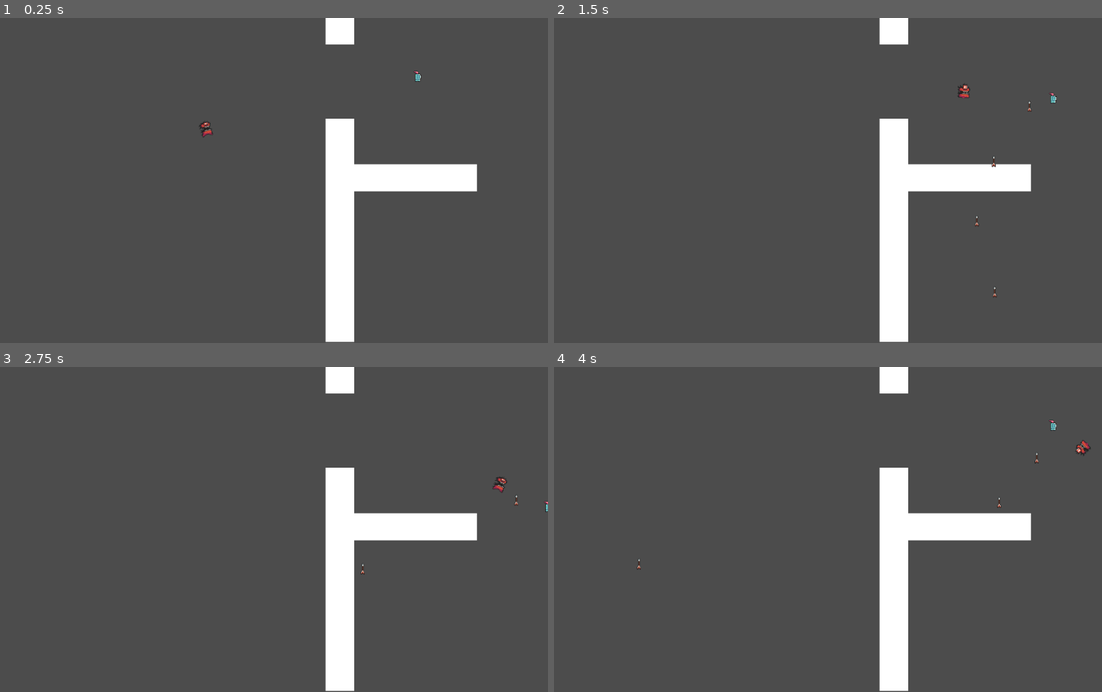
Above: before the commit, frames 1-4 (two rows, left to right).
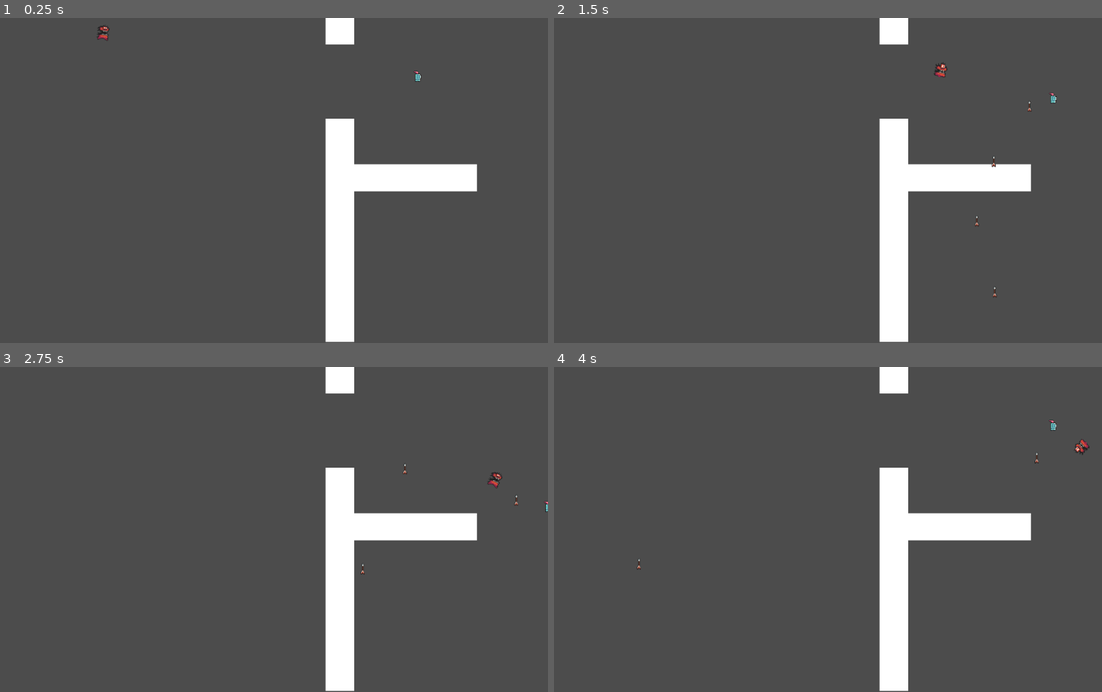
Above: after the commit, the same moments.

Repository: ohchaseoh/TheProtagonist
Game: Godot game, scene res://Level/Level 1.tscn
Two runs of this game, one before a commit and one after it. Both use one fixed random seed, a clock stepped at 60 frames per second and the inputs below. This scene is started directly instead of the project's main scene.
Inputs (mouse positions are in pixels of both pictures, inside the frame that each line leads up to):
- Up to frame 1 (0.25 s): no input
- Up to frame 2 (1.5 s): move the mouse to (948, 164) at 0.52 s; press the mouse at (948, 164) at 0.53 s; hold D (move_right) 0.53-1.28 s; move the mouse to (712, 196) at 1.27 s; release the mouse at (712, 196) at 1.28 s; hold S (move_down) from 1.28 s (still down); click (712, 196) at 1.35 s
- Up to frame 3 (2.75 s): move the mouse to (323, 458) at 2.02 s; release S (move_down) at 2.03 s; press the mouse at (323, 458) at 2.03 s; hold D (move_right) from 2.03 s (still down)
- Up to frame 4 (4 s): move the mouse to (795, 594) at 2.77 s; release D (move_right) at 2.78 s; release the mouse at (795, 594) at 2.78 s; hold W (move_up) 2.78-3.53 s; click (795, 594) at 2.85 s; move the mouse to (992, 578) at 3.52 s; press the mouse at (992, 578) at 3.53 s; hold A (move_left) from 3.53 s (still down)

The runs differ from the first frame. In frame 1, 0.1% of the frame differs, in the area x 17-39%, y 2-37%; in frame 2, 0.1%, in the area x 69-76%, y 13-25%; in frame 3, 0.1%; in frame 4, less than 0.1%.

Commit message:
Set up Follow_BG

Diff:
--- a/BadGuy/BadGuy.tscn
+++ b/BadGuy/BadGuy.tscn
@@ -29,7 +29,6 @@
 
 [node name="AnimatedSprite" type="AnimatedSprite" parent="."]
 frames = SubResource( 2 )
-animation = "idle_anim"
 
 [node name="Area2D" type="Area2D" parent="."]
 
--- /dev/null
+++ b/BadGuy/Follow_BG/Follow_BG.gd
@@ -0,0 +1,34 @@
+extends KinematicBody2D
+
+
+var motion = Vector2()
+var health = 5
+onready var anim_sprite = $AnimatedSprite
+
+
+# Called when the node enters the scene tree for the first time.
+func _ready():
+	#OS.window_fullscreen = true
+	pass
+
+
+func _physics_process(delta):
+	anim_sprite.play("run_anim")
+
+	if(get_parent().get_node("Player")):
+		var Player = get_parent().get_node("Player")
+		position += (Player.position - position)/50
+		look_at(Player.position)
+		move_and_collide(motion)
+	else:
+		print("You Lose!")
+
+
+func _on_Bullet_enemy_hit():
+	#print("Success!")
+	if(health == 1):
+		self.queue_free()
+		print("Enemy dead")
+	else:
+		health = health - 1
+		print("Enemy hit")
--- /dev/null
+++ b/BadGuy/Follow_BG/Follow_BG.tscn
@@ -0,0 +1,38 @@
+[gd_scene load_steps=9 format=2]
+
+[ext_resource path="res://BadGuy/Follow_BG/Follow_BG.gd" type="Script" id=1]
+[ext_resource path="res://BadGuy/Follow_BG/big_demon_run_anim_f1.png" type="Texture" id=2]
+[ext_resource path="res://BadGuy/Follow_BG/big_demon_run_anim_f2.png" type="Texture" id=3]
+[ext_resource path="res://BadGuy/Follow_BG/big_demon_run_anim_f0.png" type="Texture" id=4]
+[ext_resource path="res://BadGuy/Follow_BG/big_demon_run_anim_f3.png" type="Texture" id=5]
+
+[sub_resource type="RectangleShape2D" id=1]
+extents = Vector2( 11, 14 )
+
+[sub_resource type="SpriteFrames" id=2]
+animations = [ {
+"frames": [ ExtResource( 4 ), ExtResource( 2 ), ExtResource( 3 ), ExtResource( 5 ) ],
+"loop": true,
+"name": "run_anim",
+"speed": 5.0
+} ]
+
+[sub_resource type="RectangleShape2D" id=3]
+extents = Vector2( 11, 14 )
+
+[node name="Follow_BG" type="KinematicBody2D"]
+script = ExtResource( 1 )
+
+[node name="CollisionShape2D" type="CollisionShape2D" parent="."]
+position = Vector2( -1, 2 )
+shape = SubResource( 1 )
+
+[node name="AnimatedSprite" type="AnimatedSprite" parent="."]
+frames = SubResource( 2 )
+animation = "run_anim"
+
+[node name="Area2D" type="Area2D" parent="."]
+
+[node name="CollisionShape2D" type="CollisionShape2D" parent="Area2D"]
+position = Vector2( -1, 2 )
+shape = SubResource( 3 )
--- a/Bullet.gd
+++ b/Bullet.gd
@@ -24,7 +24,7 @@
 	if (collision):
 		#print(collision.collider.name)
 		var collisionName = collision.collider.name
-		if(collisionName == "BadGuy"):
+		if(collisionName == "Follow_BG"):
 			#print("Success!")
 			emit_signal("enemy_hit")
 			self.queue_free()
--- a/Level/Level 1.tscn
+++ b/Level/Level 1.tscn
@@ -1,7 +1,7 @@
 [gd_scene load_steps=5 format=2]
 
 [ext_resource path="res://Player.tscn" type="PackedScene" id=1]
-[ext_resource path="res://BadGuy/BadGuy.tscn" type="PackedScene" id=2]
+[ext_resource path="res://BadGuy/Follow_BG/Follow_BG.tscn" type="PackedScene" id=2]
 
 [sub_resource type="RectangleShape2D" id=1]
 extents = Vector2( 23, 24.5 )
@@ -50,5 +50,4 @@
 [node name="Player" parent="." instance=ExtResource( 1 )]
 position = Vector2( 784, 104 )
 
-[node name="BadGuy" parent="." instance=ExtResource( 2 )]
-position = Vector2( 256, 240 )
+[node name="Follow_BG" parent="." instance=ExtResource( 2 )]
--- a/Player.gd
+++ b/Player.gd
@@ -49,7 +49,7 @@
 	if Input.is_action_pressed("shoot") and can_fire:
 		var b = bullet.instance()
 		$CollisionShape2D.add_child(b)
-		b.connect("enemy_hit", get_parent().get_node("BadGuy"), "_on_Bullet_enemy_hit")
+		b.connect("enemy_hit", get_parent().get_node("Follow_BG"), "_on_Bullet_enemy_hit")
 
 		b.target = position.direction_to(target)
 		b.shoot = true
@@ -63,7 +63,7 @@
 
 
 func _on_Area2D_body_entered(body):
-	if(body.name == "BadGuy"):
+	if(body.name == "Follow_BG"):
 		emit_signal("player_death")
 		self.queue_free()
 	else:
Binary file added: BadGuy/Charge_BG/goblin_run_anim_f0.png
Not shown, added: BadGuy/Charge_BG/goblin_run_anim_f0.png.import
Binary file added: BadGuy/Charge_BG/goblin_run_anim_f1.png
Not shown, added: BadGuy/Charge_BG/goblin_run_anim_f1.png.import
Binary file added: BadGuy/Charge_BG/goblin_run_anim_f2.png
Not shown, added: BadGuy/Charge_BG/goblin_run_anim_f2.png.import
Binary file added: BadGuy/Charge_BG/goblin_run_anim_f3.png
Not shown, added: BadGuy/Charge_BG/goblin_run_anim_f3.png.import
Binary file added: BadGuy/Follow_BG/big_demon_run_anim_f0.png
Not shown, added: BadGuy/Follow_BG/big_demon_run_anim_f0.png.import
Binary file added: BadGuy/Follow_BG/big_demon_run_anim_f1.png
Not shown, added: BadGuy/Follow_BG/big_demon_run_anim_f1.png.import
(and 4 more such lines)
